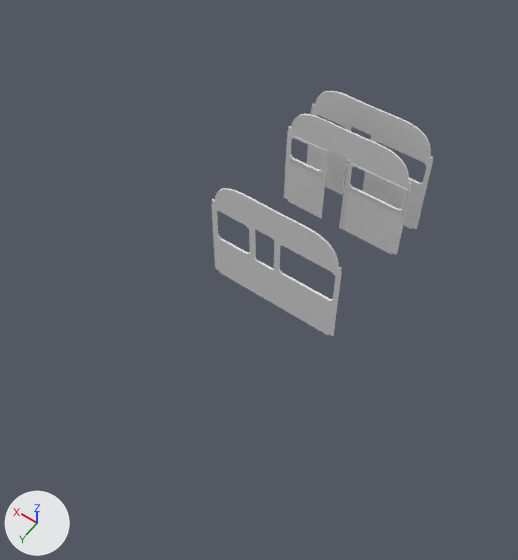
Renders of the Blender file partitions.blend from each side of a commit.
Both versions are drawn from a camera (50 mm lens) standing at (0.32, 13.44, 11.77) and looking at (4.75, 7.23, 2.0). The axes (+X, +Y, +Z) are drawn at lower left. The lights are the same throughout.

In view in the first picture: 'Drivers Compartment Partition', 'Passenger Compartment Partition Back', 'Passenger Compartment Partition Front'.
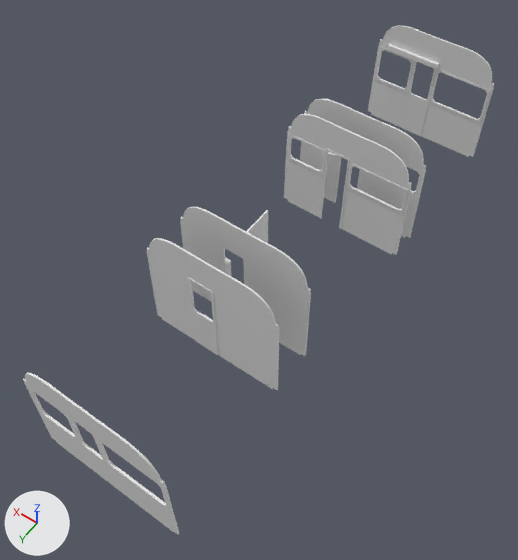
The newer file is also turned or shifted as a whole; pictures and numbers use the older file's frame.

Changed parts and their boxes (x1, y1, x2, y2) in the pictures (518 x 560 px):
'Motor Open Second Brake Brake Compartment Partition Back', added
    after: (147, 238, 280, 390)
    faces in mat_material_020 (white #e7e7e7): (147, 238, 280, 390)
    faces in mat_material_021 (white #e7e7e7): (187, 277, 218, 355)
'Drivers Compartment Partition', deleted
    before: (211, 188, 342, 336)
    faces in mat_material_020 (white #e7e7e7): (211, 188, 342, 336)
    faces in mat_material_021 (white #e7e7e7): (253, 227, 336, 336)
'Motor Open Second Drivers Compartment Partition', added
    after: (368, 26, 494, 157)
    faces in mat_material_020 (white #e7e7e7): (368, 26, 494, 157)
    faces in mat_material_021 (white #e7e7e7): (401, 61, 436, 136)
'Motor Open Second Brake Brake Compartment Partition Front', added
    after: (180, 207, 311, 356)
    faces in mat_material_021 (white #e7e7e7): (180, 208, 310, 356)
    faces in mat_material_020 (white #e7e7e7): (181, 207, 311, 356)
'Passenger Compartment Partition Front', reshaped
    before: (306, 91, 433, 229)
    after: (300, 99, 426, 238)
'Motor Open Second Brake Drivers Compartment Partition', added
    after: (23, 373, 179, 534)
    faces in mat_material_020 (white #e7e7e7): (23, 373, 179, 534)
    faces in mat_material_021 (white #e7e7e7): (69, 417, 178, 534)

Diff of the bpy script that builds the scene:
```diff
--- a/partitions.blend.py
+++ b/partitions.blend.py
@@ me_cube_001 @@
 # used by ob_passenger_compartment_partition_front; location = (4.58, -1.91, 3.63); rotation_euler = (-0.0000468, 0.000256, -0.00711), in degrees (0, 0, -0.4); scale = (1.0, 1.0, 0.92)
-me_cube_001.from_pydata(...)  # 763 vertices, 800 faces; spans x -1.34..1.24, y 5.89..5.94, z -2.52..0.07
+me_cube_001.from_pydata(...)  # 524 vertices, 557 faces; spans x -1.34..1.24, y 6.16..6.21, z -2.52..0.07
+# me_cube_001 part 1: 763 vertices removed from x -1.34..1.24, y 5.89..5.94, z -2.52..0.07; 524 vertices added at x -1.34..1.24, y 6.16..6.21, z -2.52..0.07
 me_cube_001.materials.append(mat_material_020)
+me_cube_001.materials.append(mat_material_021)  # white #e7e7e7
@@ ob_drivers_compartment_partition @@
-ob_drivers_compartment_partition = bpy.data.objects.new('Drivers Compartment Partition', me_cube_004)
@@ ob_motor_open_second_brake_drivers_compartment_partition @@
+ob_motor_open_second_brake_drivers_compartment_partition = bpy.data.objects.new('Motor Open Second Brake Drivers Compartment Partition', me_cube_004_1)  # 903 vertices, 885 faces, 8 loose edges; spans x -0.43..2.15, y -0.35..0.35, z 0.57..3.17; in mat_material_021 (white #e7e7e7), mat_material_020 (white #e7e7e7); modifiers SUBSURF
+ob_motor_open_second_brake_drivers_compartment_partition.location = (3.71, 10.93, 0.79)
+ob_motor_open_second_brake_drivers_compartment_partition.rotation_euler = (-0.0000468, 0.000256, -0.00711)  # degrees (0, 0, -0.4)
+ob_motor_open_second_brake_drivers_compartment_partition.scale = (1.0, 1.0, 0.92)
@@ ob_motor_open_second_brake_brake_compartment_partition_back @@
+ob_motor_open_second_brake_brake_compartment_partition_back = bpy.data.objects.new('Motor Open Second Brake Brake Compartment Partition Back', me_cube_009)  # 382 vertices, 462 faces; spans x -3.81..-1.23, y -0.96..-0.92, z 1.77..4.36; in mat_material_021 (white #e7e7e7), mat_material_020 (white #e7e7e7); modifiers SUBSURF
+ob_motor_open_second_brake_brake_compartment_partition_back.location = (2.23, 7.58, -0.31)
+ob_motor_open_second_brake_brake_compartment_partition_back.rotation_euler = (-0.0000468, 0.000256, 3.134)  # degrees (0, 0, 180)
+ob_motor_open_second_brake_brake_compartment_partition_back.scale = (1.0, 1.0, 0.92)
@@ ob_motor_open_second_drivers_compartment_partition @@
+ob_motor_open_second_drivers_compartment_partition = bpy.data.objects.new('Motor Open Second Drivers Compartment Partition', me_cube_002)  # 890 vertices, 885 faces; spans x -0.43..2.15, y -0.35..-0.24, z 0.57..3.17; in mat_material_021 (white #e7e7e7), mat_material_020 (white #e7e7e7); modifiers SUBSURF
+ob_motor_open_second_drivers_compartment_partition.location = (3.71, 1.81, 0.79)
+ob_motor_open_second_drivers_compartment_partition.rotation_euler = (-0.0000468, 0.000256, -0.00711)  # degrees (0, 0, -0.4)
+ob_motor_open_second_drivers_compartment_partition.scale = (1.0, 1.0, 0.92)
@@ ob_motor_open_second_brake_brake_compartment_partition_front @@
+ob_motor_open_second_brake_brake_compartment_partition_front = bpy.data.objects.new('Motor Open Second Brake Brake Compartment Partition Front', me_cube_005)  # 435 vertices, 474 faces, 2 loose edges; spans x -3.81..-1.23, y 0.92..1.5, z 1.77..4.36; in mat_material_021 (white #e7e7e7), mat_material_020 (white #e7e7e7); modifiers SUBSURF
+ob_motor_open_second_brake_brake_compartment_partition_front.location = (2.23, 8.64, -0.31)
+ob_motor_open_second_brake_brake_compartment_partition_front.rotation_euler = (-0.0000468, 0.000256, 3.134)  # degrees (0, 0, 180)
+ob_motor_open_second_brake_brake_compartment_partition_front.scale = (1.0, 1.0, 0.92)
```
